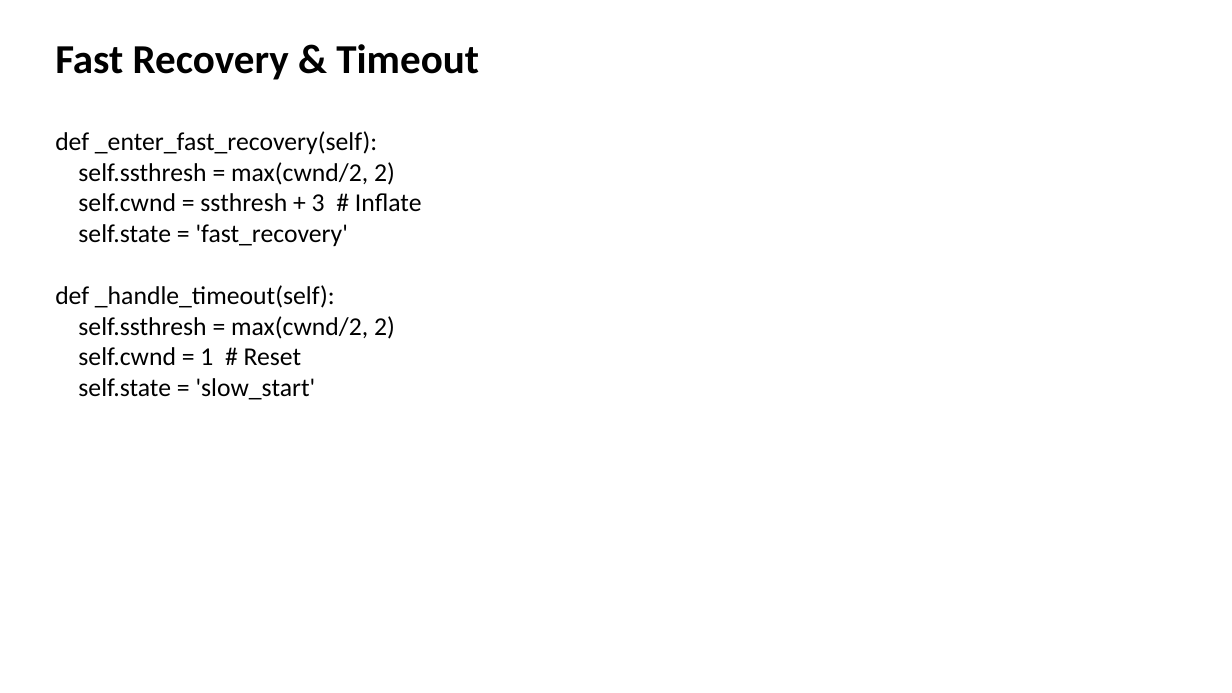
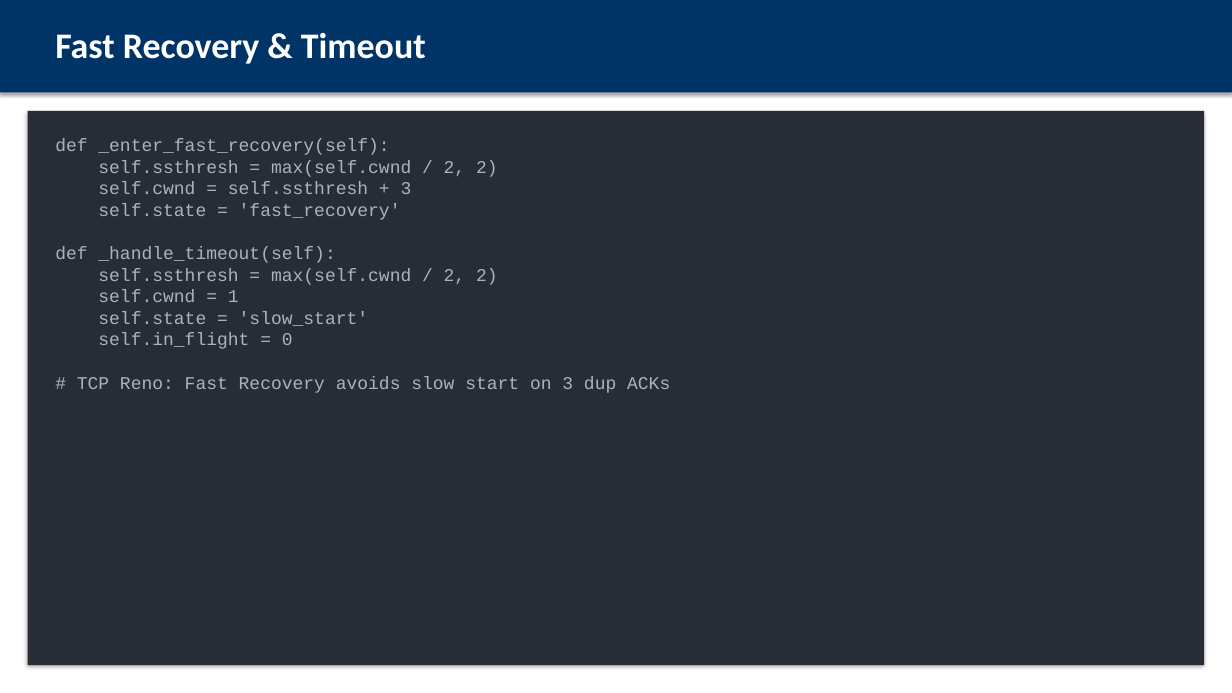
Before and after one commit to wuzhi456/cn_proj, a slide deck: slide 7 of presentation.pptx. Drawn at 1232x693 pixels with LibreOffice and Linux fonts; fonts in the diff are those of the drawing. Boxes give left, top, right and bottom in pixels: in the first picture for what was removed or moved away, otherwise in the second. Text is boxed around its words. In the diff, an @@ line names an element or a change of style, - is before the commit and + after.

```diff
--- a/presentation.pptx
+++ b/presentation.pptx
@@ rectangle added at box(0, 0, 1232, 92), fill #003366 @@
@@ text "Fast Recovery & Timeout": place and size @@
-text "Fast Recovery & Timeout" at box(55, 44, 479, 80)
+text "Fast Recovery & Timeout" at box(55, 33, 426, 64)
@@ text "Fast Recovery & Timeout" at box(55, 33, 426, 64): size 32 to 28 pt, text colour #000000 to #FFFFFF @@
@@ rectangle added at box(28, 111, 1204, 665), fill #282C34 @@
@@ text "def _enter_fast_recovery(self):": place and size @@
-text "def _enter_fast_recovery(self):" at box(55, 131, 422, 400)
+text "def _enter_fast_recovery(self):" at box(55, 139, 670, 393)
@@ text at box(55, 139, 401, 326): size 20 to 14 pt, font Calibri to Courier New, text colour #000000 to #ABB2BF in "def _enter_fast_recovery(self):", "self.state = 'fast_recovery'", "def _handle_timeout(self):", "self.state = 'slow_start'" @@
@@ text at box(98, 160, 498, 194): text changed; size 20 to 14 pt; font Calibri to Courier New; text colour #000000 to #ABB2BF @@
-self.ssthresh = max(cwnd/2, 2)
-self.cwnd = ssthresh + 3 # Inflate
+self.ssthresh = max(self.cwnd / 2, 2)
+self.cwnd = self.ssthresh + 3
@@ text at box(98, 268, 498, 302): text changed; size 20 to 14 pt; font Calibri to Courier New; text colour #000000 to #ABB2BF @@
-self.ssthresh = max(cwnd/2, 2)
-self.cwnd = 1 # Reset
+self.ssthresh = max(self.cwnd / 2, 2)
+self.cwnd = 1
@@ text at box(77, 333, 670, 393): paragraphs added @@
+self.in_flight = 0
+# TCP Reno: Fast Recovery avoids slow start on 3 dup ACKs
```
Also in this commit, not shown: 9 other slides changed, 6 slides added, 5 slides removed.
